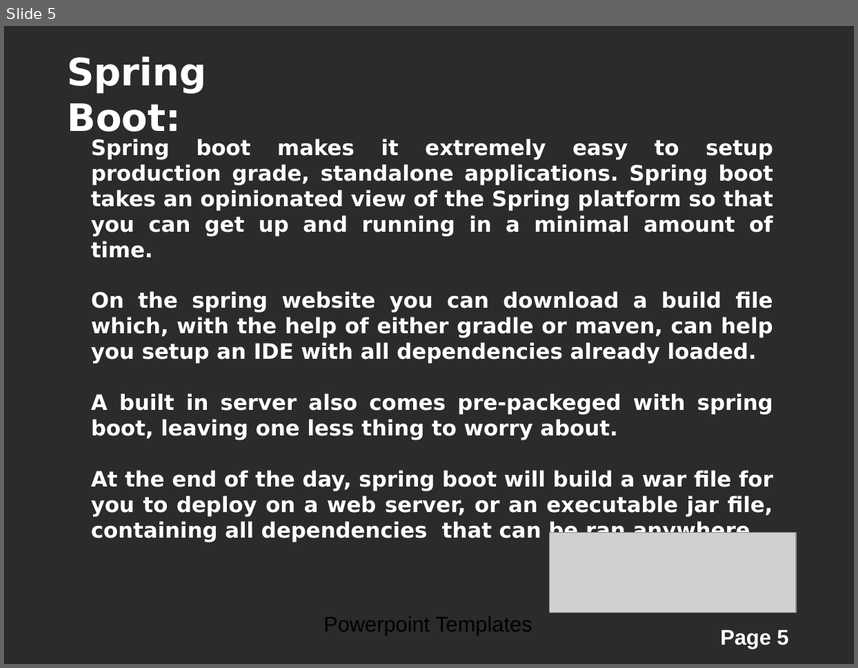
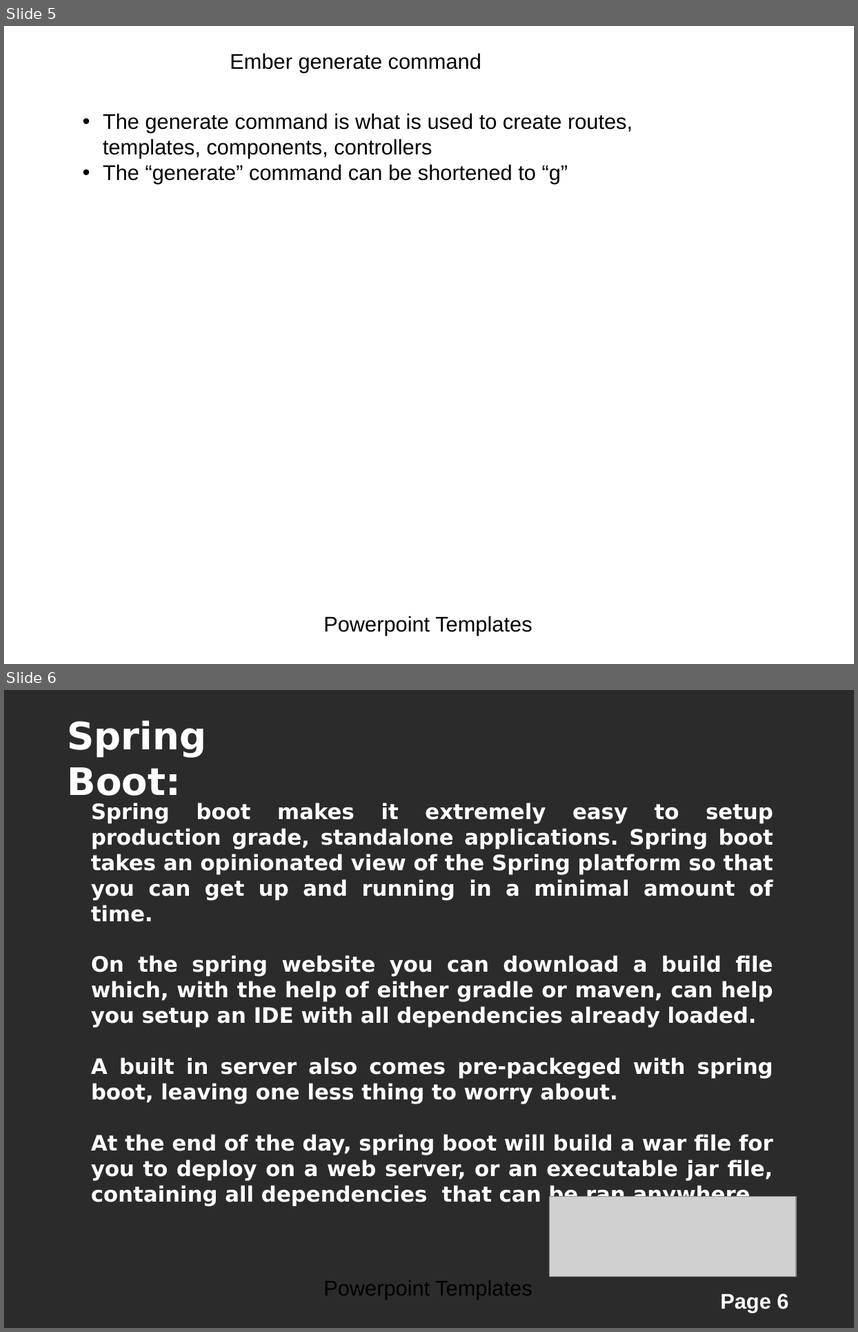
Before and after one commit to rustyDog/codingChallenge, a slide deck: codingChallengePresentation.ppt. Shown one above the other, each under a label of ours: slide 5 before the commit, slides 5 and 6 after it. The pictures are 858x668 and 858x1332 pixels, drawn with LibreOffice and Linux fonts; fonts in the diff are those of the drawing; grey boxes stand for pictures; background and template pictures are left out; a plain dark background stands for a picture behind light text. Boxes give left, top, right and bottom in pixels: in the first picture for what was removed or moved away, otherwise in the second. Text is boxed around its words. In the diff, an @@ line names an element or a change of style, - is before the commit and + after.

```diff
--- a/codingChallengePresentation.ppt
+++ b/codingChallengePresentation.ppt
@@ slide 5 added at [4,26,854,664], background picture (left out); not listed: 2 template elements that a slide beside it also shows @@
@@ text added at [230,53,481,73], 18 pt, text #000000 @@
+Ember generate command
@@ text added at [103,113,633,184], 18 pt, text #000000 @@
+• The generate command is what is used to create routes, templates, components, controllers
+• The “generate” command can be shortened to “g”
@@ what was slide 5 is now slide 6 @@
@@ page number at [720,1293,789,1312]: text changed @@
-Page 5
+Page 6
```
Also in this commit, not shown: 3 other slides added, 3 slides removed.
